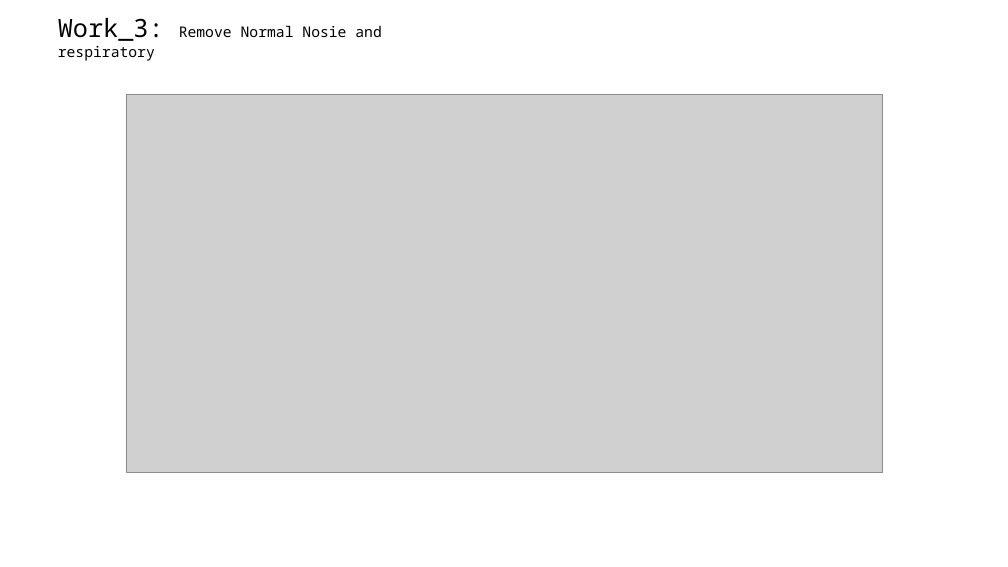
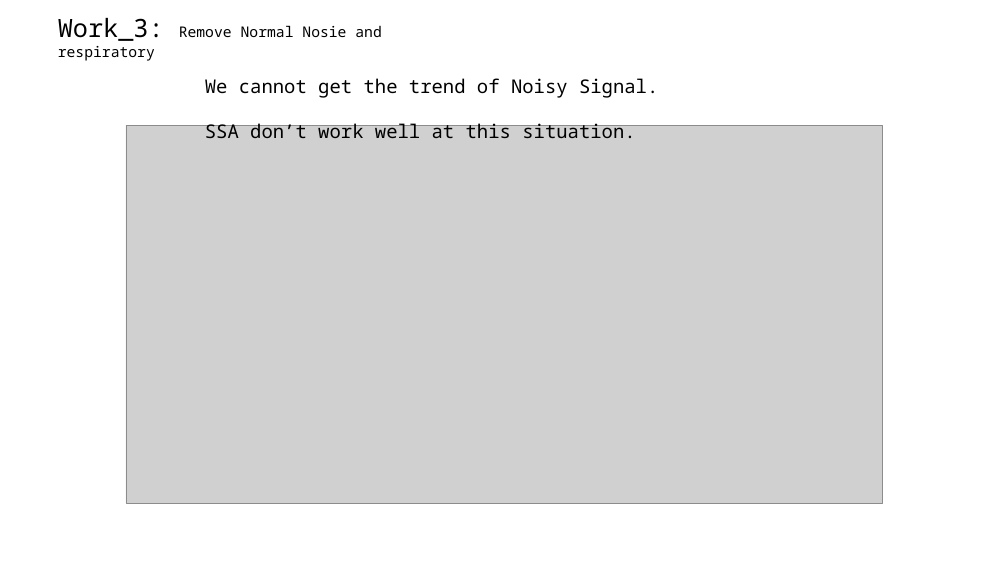
Before and after one commit to A-Big-Tortoise/Presentation, a slide deck: slide 9 of Presentation_911_JiayuChen.pptx (slide 8 before the commit). Drawn at 1008x567 pixels with LibreOffice and Linux fonts; fonts in the diff are those of the drawing; grey boxes stand for pictures. Boxes give left, top, right and bottom in pixels: in the first picture for what was removed or moved away, otherwise in the second. Text is boxed around its words. In the diff, an @@ line names an element or a change of style, - is before the commit and + after.

```diff
--- a/Presentation_911_JiayuChen.pptx
+++ b/Presentation_911_JiayuChen.pptx
@@ text added at (x1=205, y1=78, x2=658, y2=138), 18 pt, text #000000 @@
+We cannot get the trend of Noisy Signal.
+SSA don’t work well at this situation.
@@ picture moved from (x1=126, y1=95, x2=882, y2=473) to (x1=126, y1=125, x2=882, y2=503) @@
```
Also in this commit, not shown: 9 other slides changed, 3 slides added, 1 slide removed.
